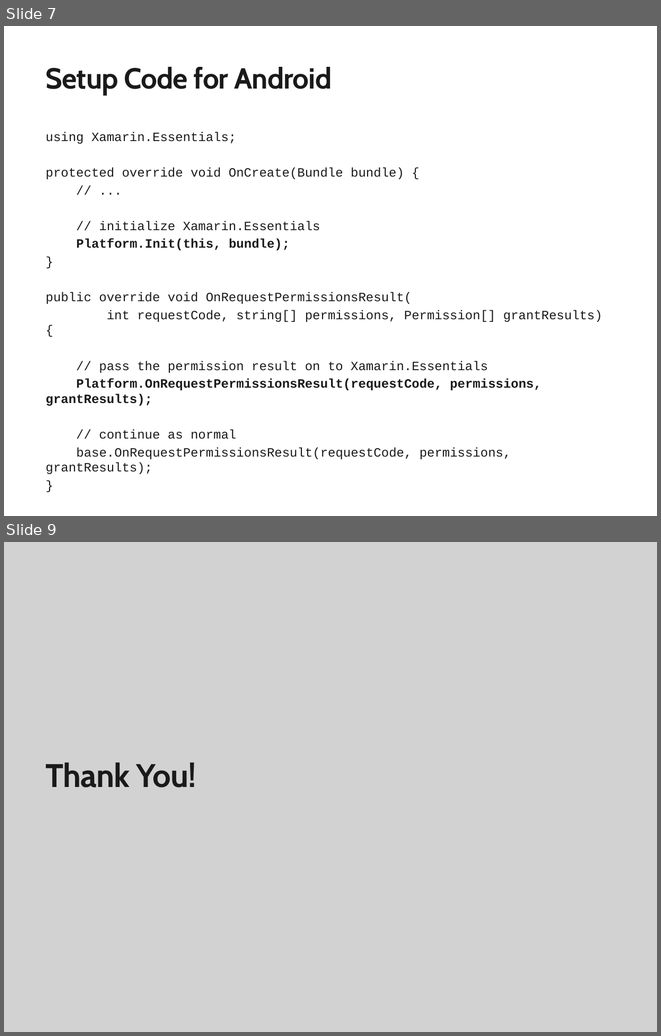
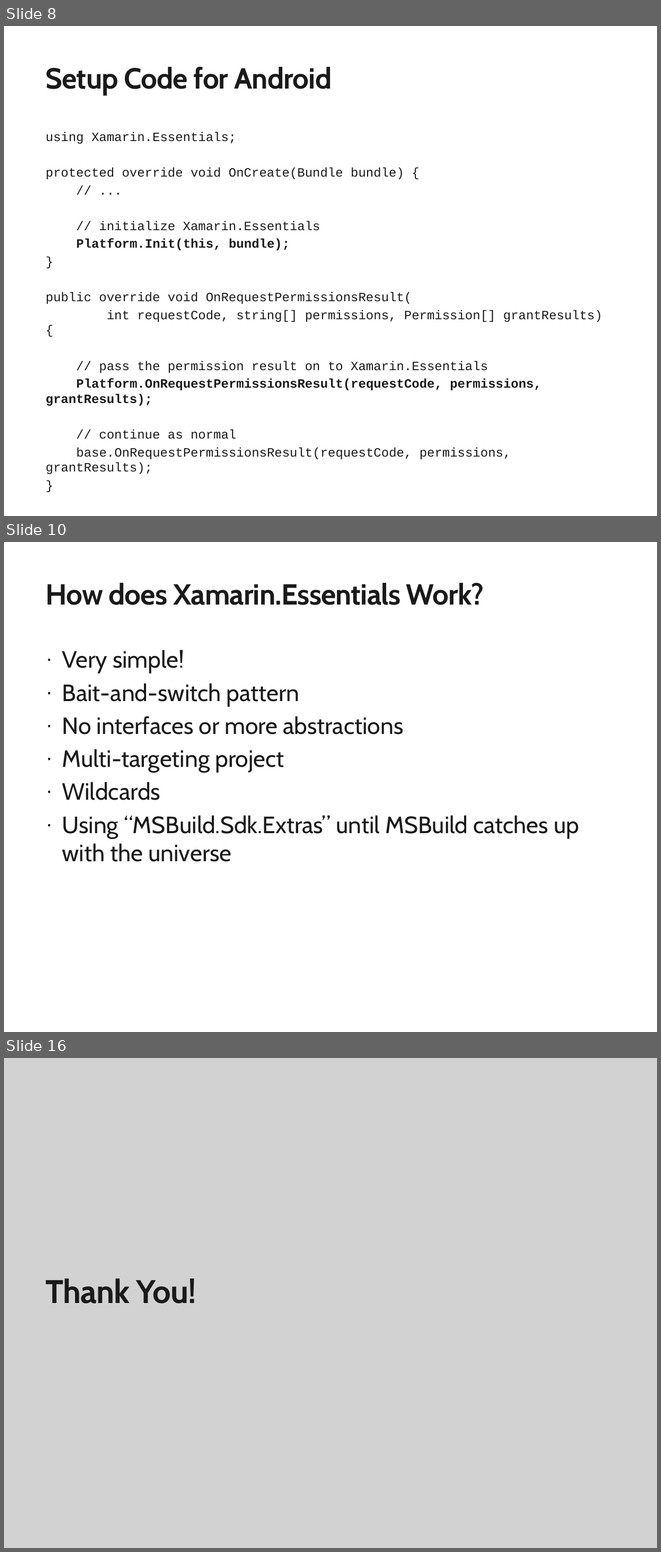
Before and after one commit to mattleibow/EssentialsDemo, a slide deck: Slides.pptx. Shown one above the other, each under a label of ours: slides 7 and 9 before the commit, slides 8, 10 and 16 after it; the slides between them are not shown. The pictures are 661x1036 and 661x1552 pixels, drawn with LibreOffice and Linux fonts; fonts in the diff are those of the drawing; background and template pictures are left out. Boxes give left, top, right and bottom in pixels: in the first picture for what was removed or moved away, otherwise in the second. Text is boxed around its words. In the diff, an @@ line names an element or a change of style, - is before the commit and + after.

```diff
--- a/Slides.pptx
+++ b/Slides.pptx
@@ slide 10 added at [4,542,657,1032], background #FFFFFF @@
@@ title added at [46,583,484,605], 32 pt, text #1A1A1A, bold @@
+How does Xamarin.Essentials Work?
@@ text added at [62,650,579,862], 26 pt, text #1A1A1A @@
+· Very simple!
+· Bait-and-switch pattern
+· No interfaces or more abstractions
+· Multi-targeting project
+· Wildcards
+· Using “MSBuild.Sdk.Extras” until MSBuild catches up with the universe
@@ what was slide 7 is now slide 8 @@
@@ what was slide 9 is now slide 16 @@
```
Also in this commit, not shown: 3 slides changed, 6 other slides added.
